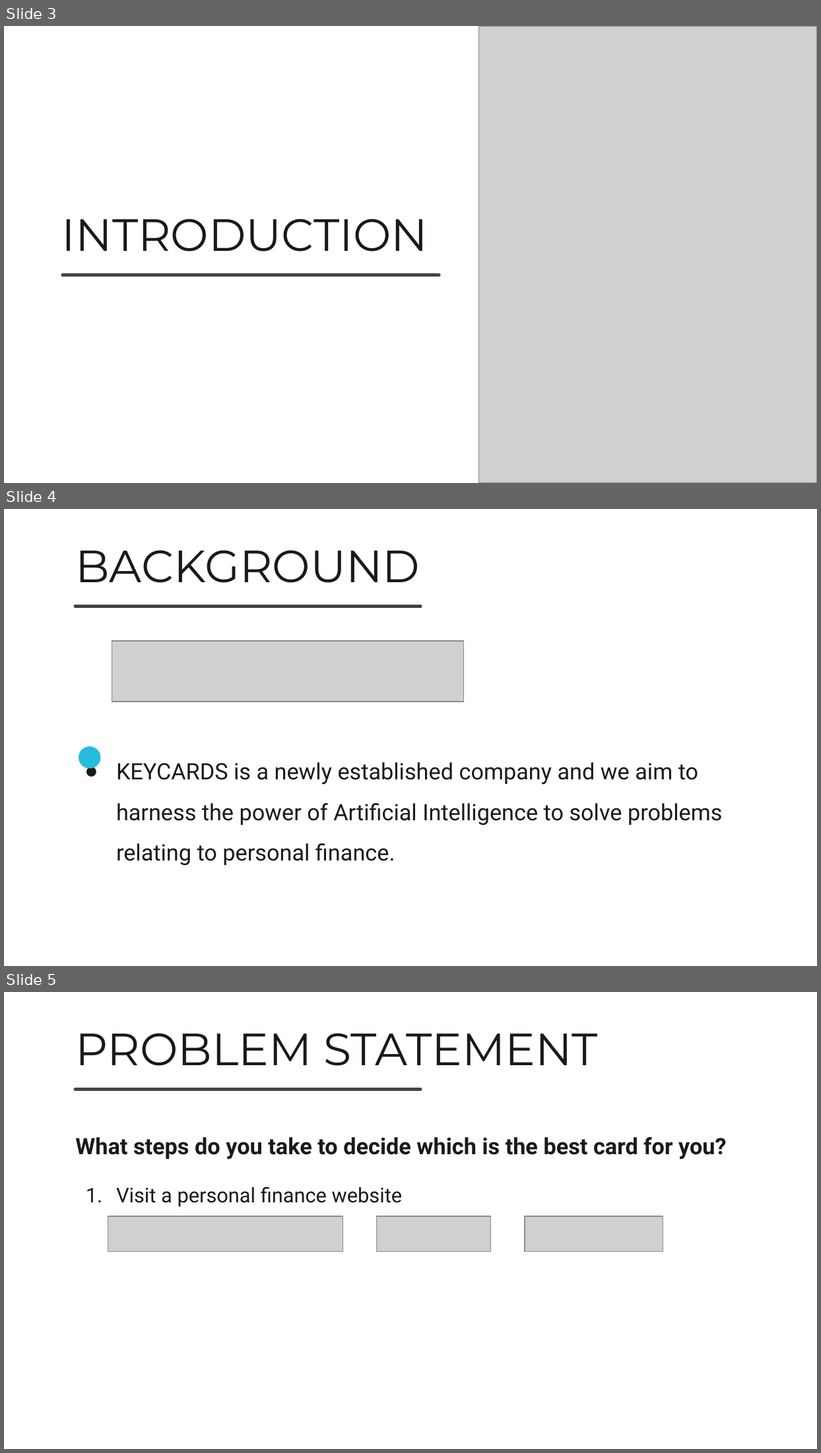
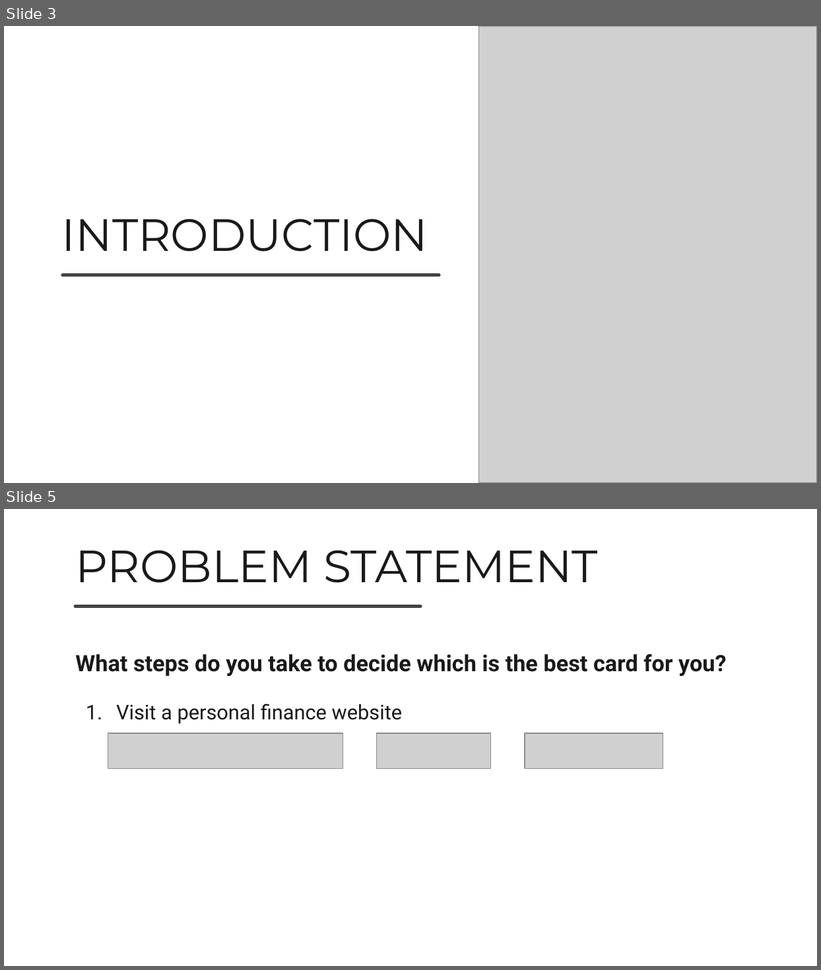
Before and after one commit to JunweiYe91/GA-Projects, a slide deck: GA Capstone Project/Capstone Project Presentation.pptx. Shown one above the other, each under a label of ours: slides 3, 4 and 5 before the commit, slides 3 and 5 after it; the slides between them are not shown. The pictures are 821x1453 and 821x970 pixels, drawn with LibreOffice and Linux fonts; fonts in the diff are those of the drawing; grey boxes stand for pictures; background and template pictures are left out. Boxes give left, top, right and bottom in pixels: in the first picture for what was removed or moved away, otherwise in the second. Text is boxed around its words. In the diff, an @@ line names an element or a change of style, - is before the commit and + after.

```diff
--- a/GA Capstone Project/Capstone Project Presentation.pptx
+++ b/GA Capstone Project/Capstone Project Presentation.pptx
@@ slide 4 removed at [4,509,817,966], background #FFFFFF @@
@@ rectangle removed at [704,541,797,727] @@
@@ title removed at [75,550,420,583] @@
-BACKGROUND
@@ line removed from (75, 607) to (420, 607) @@
@@ picture removed at [112,641,464,702] @@
@@ ellipse removed at [79,747,101,768] @@
@@ freeform shape removed at [89,764,90,764] @@
@@ text removed at [116,762,723,865] @@
-● KEYCARDS is a newly established company and we aim to harness the power of Artificial Intelligence to solve problems relating to personal finance.
```
Also in this commit, not shown: 11 slides changed, 2 slides added, 1 other file.
